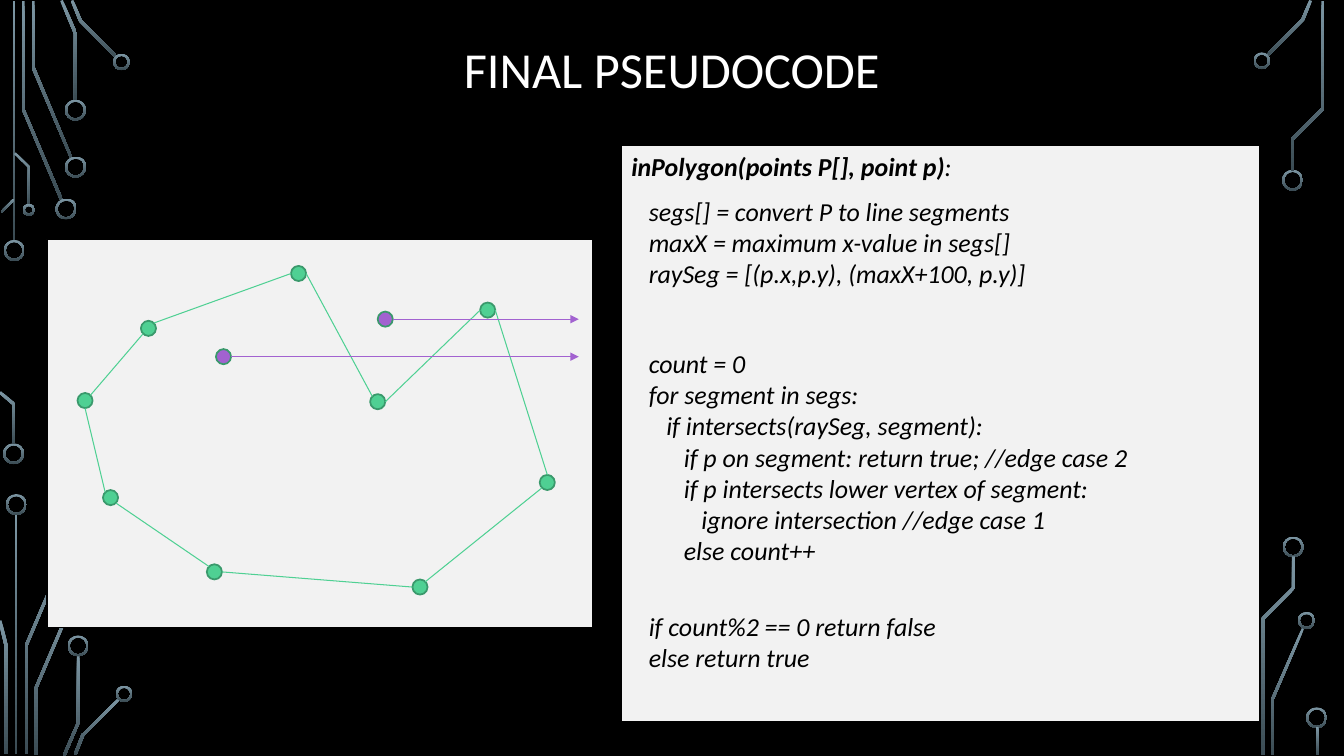
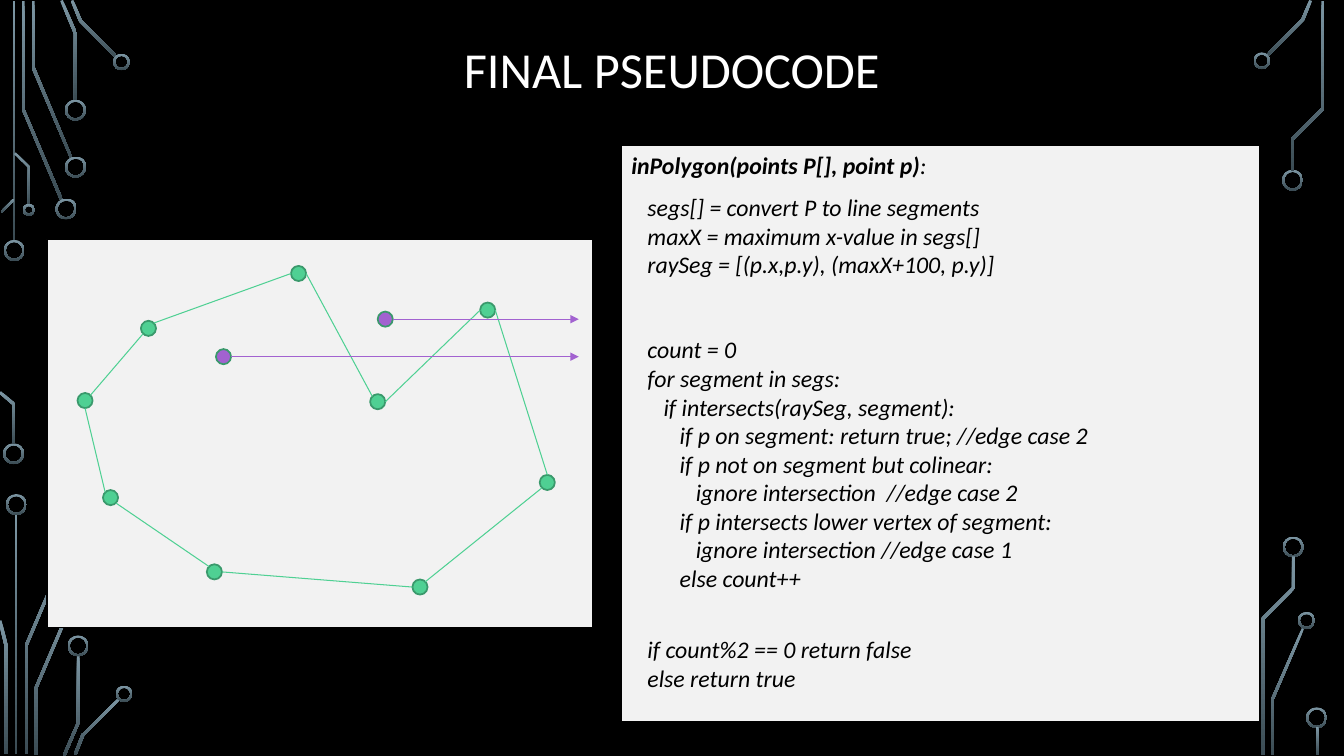
Before and after one commit to markfloryan/advAlgo, a slide deck: slide 25 of slides/ComputationalGeom-part1-Intersections.pptx. Drawn at 1344x756 pixels with LibreOffice and Linux fonts; fonts in the diff are those of the drawing; background and template pictures are left out. Boxes give left, top, right and bottom in pixels: in the first picture for what was removed or moved away, otherwise in the second. Text is boxed around its words. In the diff, an @@ line names an element or a change of style, - is before the commit and + after.

```diff
--- a/slides/ComputationalGeom-part1-Intersections.pptx
+++ b/slides/ComputationalGeom-part1-Intersections.pptx
@@ text in rectangle at [631, 156, 995, 687]: size 18.5 to 17 pt in "inPolygon(points P[], point p):", "segs[] = convert P to line segments ...", "if count%2 == 0 return false else ..." @@
@@ text in rectangle at [647, 342, 1088, 587]: text changed; size 18.5 to 17 pt @@
-count = 0
-for segment in segs:
-if intersects(raySeg, segment):
-if p on segment: return true; //edge case 2
-if p intersects lower vertex of segment:
-ignore intersection //edge case 1
-else count++
+count = 0
+for segment in segs:
+if intersects(raySeg, segment):
+if p on segment: return true; //edge case 2
+if p not on segment but colinear:
+ignore intersection //edge case 2
+if p intersects lower vertex of segment:
+ignore intersection //edge case 1
+else count++
```
Also in this commit, not shown: 2 other slides changed, 2 slides added, 2 other files.
